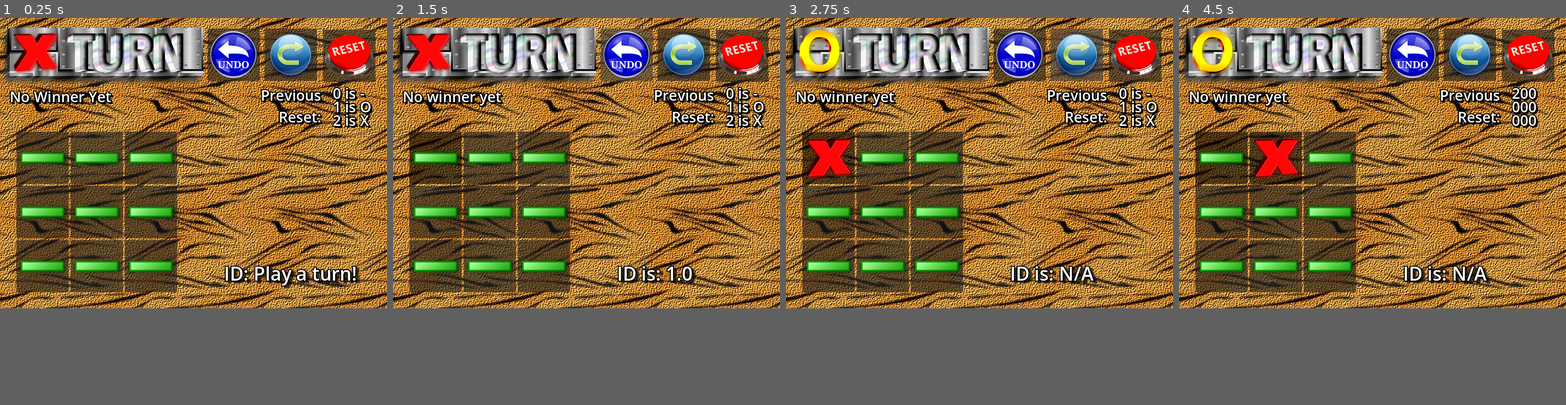
Above: before the commit, frames 1-4 (left to right).
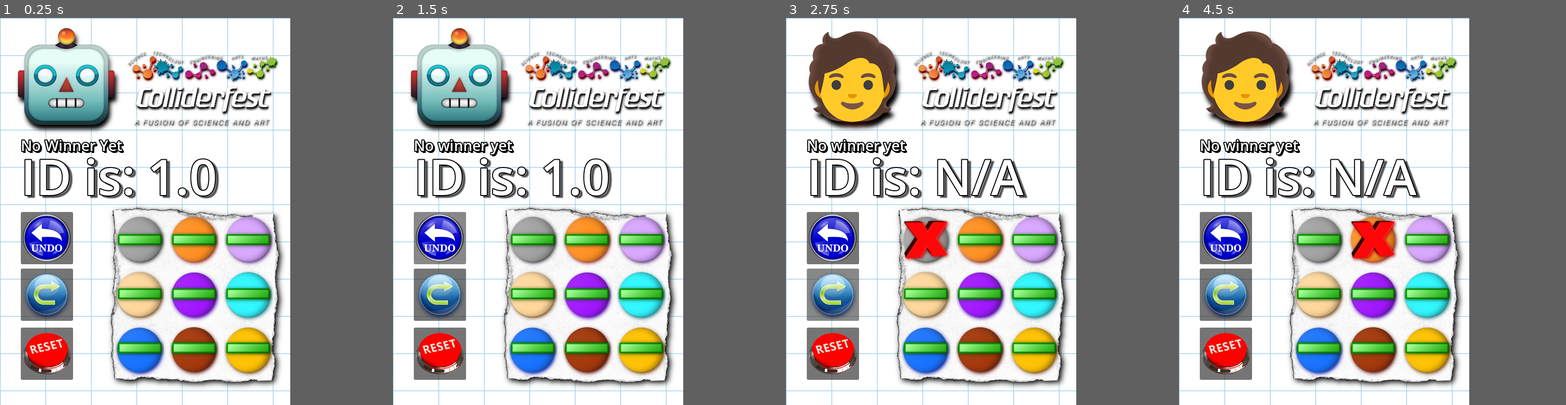
Above: after the commit, the same moments.

Repository: NoXNote/FindMenace
Game: Godot game, scene res://main.tscn
The game is run twice, just before and just after one commit, with the same random seed, the same clock (stepped at 60 frames per second) and the same inputs.
Inputs (mouse positions are in pixels of both pictures, inside the frame that each line leads up to; where the layout moved, square brackets give the same spot in the first picture):
- Up to frame 1 (0.25 s): no input
- Up to frame 2 (1.5 s): click (578, 184) [435, 157] at 0.5 s; click (454, 184) [625, 56] at 1.25 s
- Up to frame 3 (2.75 s): click (847, 226) [1076, 56] at 2 s
- Up to frame 4 (4.5 s): click (1240, 269) [1527, 56] at 2.75 s; click (1275, 157) at 3.52 s; click (1438, 184) at 4.27 s
In our replay, the window is 800x600 before the commit and 600x800 after it. These sizes can differ from the game's own. Grey fills any space a smaller window leaves; there, only what the larger window draws over its background counts as a difference.

The runs differ from the first frame. In frame 1, 82% of the frame differs, in the area x 0-100%, y 0-100%; in frame 2, 82%; in frame 3, 82%; in frame 4, 82%.

Commit message:
finished

Diff:
--- a/find-menace/has_won.gd
+++ b/find-menace/has_won.gd
@@ -1,4 +1,16 @@
 extends Label
+
+@export var hz_stripe :Node
+@export var vr_stripe :Node
+@export var diaga_stripe :Node
+@export var diagb_stripe :Node
+
+@export var player_sound:Node
+@export var menace_sound :Node
+
+@export var who_turn : Node
+
+@export var cover : Node
 
 # Store 8 winning combinations
 const WIN_LINES = [
@@ -9,6 +21,7 @@
 
 func check_winner(board: Array) -> int:
 	print("Checked")
+	var win_index := 0
 	for line in WIN_LINES:
 		# Check if the first square isn't empty, and if all three match
 		var a = line[0]
@@ -17,8 +30,56 @@
 
 		if board[a] != 0 and board[a] == board[b] and board[a] == board[c]:
 			print("won!")
-			if board[a] == 1: text = "O has Won!"
-			elif board[a] == 2: text = "X has Won!"
+			if board[a] == 1:
+				text = "O has Won!"
+				who_turn.texture = preload("res://assets/win.png")
+				player_sound.play()
+			elif board[a] == 2:
+				text = "X has Won!"
+				who_turn.texture = preload("res://assets/lose.png")
+				menace_sound.play()
+
+			display_win(win_index)
 			return board[a]
+		win_index+=1
 	text = "No winner yet"
+	display_win(-1)
 	return 0
+
+func display_win(index):
+	hz_stripe.visible = false
+	vr_stripe.visible = false
+	diaga_stripe.visible = false
+	diagb_stripe.visible = false
+	cover.visible = false
+	match index:
+		0:
+			hz_stripe.position = Vector2(20,265)
+			hz_stripe.visible = true
+			cover.visible = true
+		1:
+			hz_stripe.position = Vector2(20,380)
+			hz_stripe.visible = true
+			cover.visible = true
+		2:
+			hz_stripe.position = Vector2(20,495)
+			hz_stripe.visible = true
+			cover.visible = true
+		3:
+			vr_stripe.position = Vector2(60.0,235.0)
+			vr_stripe.visible = true
+			cover.visible = true
+		4:
+			vr_stripe.position = Vector2(175.0,235.0)
+			vr_stripe.visible = true
+			cover.visible = true
+		5:
+			vr_stripe.position = Vector2(290.0,235.0)
+			vr_stripe.visible = true
+			cover.visible = true
+		6:
+			diaga_stripe.visible = true
+			cover.visible = true
+		7:
+			diagb_stripe.visible = true
+			cover.visible = true
--- a/find-menace/main.tscn
+++ b/find-menace/main.tscn
@@ -1,15 +1,26 @@
 [gd_scene format=3 uid="uid://cp2i6otpo4lhp"]
 
-[ext_resource type="Texture2D" uid="uid://d33jm5mo4fte7" path="res://assets/tiger.png" id="1_ig7tw"]
+[ext_resource type="Texture2D" uid="uid://beu2oho3jykga" path="res://assets/tile.png" id="1_getpj"]
+[ext_resource type="Texture2D" uid="uid://553l4ao0bjfh" path="res://assets/Colliderfest_Undated-Logo-02.png" id="2_getpj"]
 [ext_resource type="Script" uid="uid://dhwn5nh7fjd4c" path="res://xo_container.gd" id="2_h2yge"]
+[ext_resource type="Texture2D" uid="uid://cokj0l1apaseo" path="res://assets/smallcircles.png" id="3_2cqfq"]
 [ext_resource type="PackedScene" uid="uid://co3r8rq4ygsbl" path="res://tic_button.tscn" id="3_h2yge"]
 [ext_resource type="Texture2D" uid="uid://c4n2uqrj1ywv2" path="res://assets/xturn.png" id="4_1bvp3"]
+[ext_resource type="AudioStream" uid="uid://bdyeq477avmc4" path="res://sounds/creatorshome-digital-click-357350.mp3" id="4_yaehf"]
+[ext_resource type="AudioStream" uid="uid://b2xt3o726ect5" path="res://sounds/freesound_community-086223_ani-87960.mp3" id="5_074og"]
 [ext_resource type="Script" uid="uid://dhsrg8hw4fh00" path="res://globals.gd" id="5_lquwl"]
 [ext_resource type="Texture2D" uid="uid://cfhc7s5nusse4" path="res://assets/undo.png" id="6_272bh"]
+[ext_resource type="AudioStream" uid="uid://dnoh5h2vs1ihy" path="res://sounds/freesound_community-tear-paper-103161.mp3" id="6_cegan"]
 [ext_resource type="Texture2D" uid="uid://c7a08vwv4cajt" path="res://assets/redo.png" id="7_5vw27"]
 [ext_resource type="Script" uid="uid://cu0ofo8opjblk" path="res://what_id.gd" id="9_4c57u"]
 [ext_resource type="Texture2D" uid="uid://crd570vs6lyeh" path="res://assets/reset.png" id="9_kek77"]
 [ext_resource type="Script" uid="uid://dd73xfgldbs5s" path="res://has_won.gd" id="10_4c57u"]
+[ext_resource type="Texture2D" uid="uid://c7r0sf6ff1r7f" path="res://assets/stripe.png" id="12_dg77c"]
+[ext_resource type="Texture2D" uid="uid://b7tbt6upxwqg4" path="res://assets/vert.png" id="13_vivmo"]
+[ext_resource type="Texture2D" uid="uid://b8a5ysh6flncu" path="res://assets/diag_a.png" id="14_2cqfq"]
+[ext_resource type="AudioStream" uid="uid://da04lo3tgdfdv" path="res://sounds/universfield-error-08-206492.mp3" id="15_82xsv"]
+[ext_resource type="Texture2D" uid="uid://8bqx5crosanu" path="res://assets/diag_b.png" id="15_yaehf"]
+[ext_resource type="AudioStream" uid="uid://bryi1d68qh12q" path="res://sounds/bithuh-pop-win-casino-winning-398059.mp3" id="16_getpj"]
 
 [node name="Main" type="Control" unique_id=1011973169]
 layout_mode = 3
@@ -18,40 +29,132 @@
 [node name="bg" type="TextureRect" parent="." unique_id=969137102]
 texture_repeat = 2
 layout_mode = 1
-offset_right = 800.0
-offset_bottom = 600.0
-texture = ExtResource("1_ig7tw")
+offset_right = 600.0
+offset_bottom = 800.0
+texture = ExtResource("1_getpj")
 stretch_mode = 1
 metadata/_edit_lock_ = true
 
-[node name="xoContainer" type="GridContainer" parent="." unique_id=84852326]
+[node name="branding" type="TextureRect" parent="." unique_id=584158658]
+layout_mode = 0
+offset_left = 246.0
+offset_top = 44.0
+offset_right = 589.78735
+offset_bottom = 245.0
+texture = ExtResource("2_getpj")
+expand_mode = 1
+
+[node name="play" type="Control" parent="." unique_id=2073532510]
+anchors_preset = 0
+offset_left = 199.0
+offset_top = 173.0
+offset_right = 199.0
+offset_bottom = 173.0
+
+[node name="beads" type="TextureRect" parent="play" unique_id=896645314]
+layout_mode = 0
+offset_left = 1.0
+offset_top = 201.0
+offset_right = 397.0
+offset_bottom = 597.0
+texture = ExtResource("3_2cqfq")
+metadata/_edit_lock_ = true
+
+[node name="xoContainer" type="GridContainer" parent="play" unique_id=84852326 node_paths=PackedStringArray("button_template", "who_turn_sign", "id_output", "previous_reset", "has_won", "menace_core", "place_sound", "reset_sound", "unredo_sound")]
 layout_mode = 1
 anchors_preset = 2
 anchor_top = 1.0
 anchor_bottom = 1.0
-offset_left = 34.0
-offset_top = 507.0
-offset_right = 84.0
-offset_bottom = 567.0
+offset_left = 36.0
+offset_top = 503.0
+offset_right = 86.0
+offset_bottom = 563.0
 grow_vertical = 0
 columns = 3
 script = ExtResource("2_h2yge")
-
-[node name="ticButton" parent="." unique_id=1128936254 instance=ExtResource("3_h2yge")]
+button_template = NodePath("../ticButton")
+who_turn_sign = NodePath("../../whoTurn")
+id_output = NodePath("../../whatID")
+previous_reset = NodePath("../../say_previous")
+has_won = NodePath("../../hasWon")
+menace_core = NodePath("../../whatID")
+place_sound = NodePath("tick_player")
+reset_sound = NodePath("reset_player")
+unredo_sound = NodePath("unredo_player")
+
+[node name="tick_player" type="AudioStreamPlayer" parent="play/xoContainer" unique_id=1388550129]
+stream = ExtResource("4_yaehf")
+volume_db = -15.392
+
+[node name="reset_player" type="AudioStreamPlayer" parent="play/xoContainer" unique_id=602990490]
+stream = ExtResource("5_074og")
+volume_db = -7.488
+
+[node name="unredo_player" type="AudioStreamPlayer" parent="play/xoContainer" unique_id=110508303]
+stream = ExtResource("6_cegan")
+volume_db = -9.568
+
+[node name="hzstripe" type="TextureRect" parent="play" unique_id=1493823419]
+visible = false
+layout_mode = 0
+offset_left = -179.0
+offset_top = 92.0
+offset_right = 221.0
+offset_bottom = 148.0
+texture = ExtResource("12_dg77c")
+
+[node name="vertstripe" type="TextureRect" parent="play" unique_id=61327663]
+visible = false
+layout_mode = 0
+offset_left = -139.0
+offset_top = 62.0
+offset_right = -94.0
+offset_bottom = 462.0
+texture = ExtResource("13_vivmo")
+
+[node name="diagastripe" type="TextureRect" parent="play" unique_id=1477133004]
+visible = false
+layout_mode = 0
+offset_left = 21.0
+offset_top = 218.0
+offset_right = 388.0
+offset_bottom = 590.0
+texture = ExtResource("14_2cqfq")
+
+[node name="diagbstripe" type="TextureRect" parent="play" unique_id=994023896]
+visible = false
+layout_mode = 0
+offset_left = 21.0
+offset_top = 218.0
+offset_right = 388.0
+offset_bottom = 590.0
+texture = ExtResource("15_yaehf")
+
+[node name="cover" type="Control" parent="play" unique_id=1621161355]
+visible = false
+anchors_preset = 0
+offset_left = 30.0
+offset_top = 218.0
+offset_right = 397.0
+offset_bottom = 597.0
+
+[node name="ticButton" parent="play" unique_id=1128936254 instance=ExtResource("3_h2yge")]
 visible = false
 layout_mode = 0
 anchors_preset = 0
 anchor_right = 0.0
 anchor_bottom = 0.0
-offset_right = 8.0
-offset_bottom = 8.0
+offset_right = 108.0
+offset_bottom = 108.0
 grow_horizontal = 1
 grow_vertical = 1
 
 [node name="whoTurn" type="TextureRect" parent="." unique_id=1451908281]
 layout_mode = 1
-offset_right = 40.0
-offset_bottom = 40.0
+offset_left = 9.0
+offset_top = -7.0
+offset_right = 265.0
+offset_bottom = 249.0
 texture = ExtResource("4_1bvp3")
 
 [node name="Globals" type="Node" parent="." unique_id=61737429]
@@ -59,51 +162,51 @@
 
 [node name="undo" type="Button" parent="." unique_id=1991763359]
 layout_mode = 0
-offset_left = 429.0
-offset_top = 22.0
-offset_right = 537.0
-offset_bottom = 130.0
+offset_left = 43.0
+offset_top = 401.0
+offset_right = 151.0
+offset_bottom = 509.0
 icon = ExtResource("6_272bh")
 
 [node name="redo" type="Button" parent="." unique_id=1548789737]
 layout_mode = 0
-offset_left = 547.0
-offset_top = 22.0
-offset_right = 655.0
-offset_bottom = 130.0
+offset_left = 43.0
+offset_top = 518.0
+offset_right = 151.0
+offset_bottom = 626.0
 icon = ExtResource("7_5vw27")
 
 [node name="whatID" type="Label" parent="." unique_id=1736431444]
 layout_mode = 0
-offset_left = 463.0
-offset_top = 501.0
-offset_right = 738.0
-offset_bottom = 555.0
+offset_left = 43.0
+offset_top = 258.0
+offset_right = 600.0
+offset_bottom = 409.0
 theme_override_colors/font_shadow_color = Color(0, 0, 0, 0.49411765)
 theme_override_colors/font_outline_color = Color(0, 0, 0, 1)
 theme_override_constants/shadow_offset_x = 6
 theme_override_constants/shadow_offset_y = 4
 theme_override_constants/outline_size = 8
 theme_override_constants/shadow_outline_size = 9
-theme_override_font_sizes/font_size = 39
-text = "ID: Play a turn!"
+theme_override_font_sizes/font_size = 101
+text = "ID is: 1.0"
 script = ExtResource("9_4c57u")
 
 [node name="reset" type="Button" parent="." unique_id=1781486593]
 layout_mode = 0
-offset_left = 668.0
-offset_top = 24.0
-offset_right = 776.0
-offset_bottom = 132.0
+offset_left = 43.0
+offset_top = 640.0
+offset_right = 151.0
+offset_bottom = 748.0
 icon = ExtResource("9_kek77")
 
 [node name="previous" type="Label" parent="." unique_id=17287359]
 layout_direction = 3
 layout_mode = 0
-offset_left = -664.0
-offset_top = 138.0
-offset_right = -539.0
-offset_bottom = 236.0
+offset_left = 121.0
+offset_top = 258.0
+offset_right = 246.0
+offset_bottom = 356.0
 theme_override_colors/font_shadow_color = Color(0, 0, 0, 1)
 theme_override_colors/font_outline_color = Color(0, 0, 0, 1)
 theme_override_constants/shadow_offset_x = 3
@@ -116,10 +219,10 @@
 
 [node name="say_previous" type="Label" parent="." unique_id=1597247785]
 layout_mode = 0
-offset_left = 688.0
-offset_top = 134.0
-offset_right = 757.0
-offset_bottom = 232.0
+offset_left = -110.0
+offset_top = 258.0
+offset_right = -31.0
+offset_bottom = 356.0
 theme_override_colors/font_shadow_color = Color(0, 0, 0, 1)
 theme_override_colors/font_outline_color = Color(0, 0, 0, 1)
 theme_override_constants/line_spacing = -14
@@ -132,12 +235,12 @@
 1 is O
 2 is X"
 
-[node name="hasWon" type="Label" parent="." unique_id=187040710]
-layout_mode = 0
-offset_left = 20.0
-offset_top = 141.0
-offset_right = 230.0
-offset_bottom = 239.0
+[node name="hasWon" type="Label" parent="." unique_id=187040710 node_paths=PackedStringArray("hz_stripe", "vr_stripe", "diaga_stripe", "diagb_stripe", "player_sound", "menace_sound", "who_turn", "cover")]
+layout_mode = 0
+offset_left = 43.0
+offset_top = 242.0
+offset_right = 253.0
+offset_bottom = 296.0
 theme_override_colors/font_shadow_color = Color(0, 0, 0, 1)
 theme_override_colors/font_outline_color = Color(0, 0, 0, 1)
 theme_override_constants/shadow_offset_x = 3
@@ -147,7 +250,23 @@
 theme_override_font_sizes/font_size = 30
 text = "No Winner Yet"
 script = ExtResource("10_4c57u")
-
-[connection signal="pressed" from="undo" to="xoContainer" method="_on_undo_pressed"]
-[connection signal="pressed" from="redo" to="xoContainer" method="_on_redo_pressed"]
-[connection signal="pressed" from="reset" to="xoContainer" method="_on_reset_pressed"]
+hz_stripe = NodePath("../play/hzstripe")
+vr_stripe = NodePath("../play/vertstripe")
+diaga_stripe = NodePath("../play/diagastripe")
+diagb_stripe = NodePath("../play/diagbstripe")
+player_sound = NodePath("win_player")
+menace_sound = NodePath("win_menace")
+who_turn = NodePath("../whoTurn")
+cover = NodePath("../play/cover")
+
+[node name="win_menace" type="AudioStreamPlayer" parent="hasWon" unique_id=1564277922]
+stream = ExtResource("15_82xsv")
+volume_db = -8.736
+
+[node name="win_player" type="AudioStreamPlayer" parent="hasWon" unique_id=36821425]
+stream = ExtResource("16_getpj")
+volume_db = -13.312
+
+[connection signal="pressed" from="undo" to="play/xoContainer" method="_on_undo_pressed"]
+[connection signal="pressed" from="redo" to="play/xoContainer" method="_on_redo_pressed"]
+[connection signal="pressed" from="reset" to="play/xoContainer" method="_on_reset_pressed"]
--- a/find-menace/project.godot
+++ b/find-menace/project.godot
@@ -21,8 +21,8 @@
 
 [display]
 
-window/size/viewport_width=800
-window/size/viewport_height=600
+window/size/viewport_width=600
+window/size/viewport_height=800
 
 [physics]
 
--- a/find-menace/tic_button.tscn
+++ b/find-menace/tic_button.tscn
@@ -2,6 +2,18 @@
 
 [ext_resource type="Script" uid="uid://cehns030woekr" path="res://tic_button.gd" id="1_elwfv"]
 [ext_resource type="Texture2D" uid="uid://b6rpvpcc3bkvr" path="res://assets/dash.png" id="1_tsv1p"]
+
+[sub_resource type="StyleBoxFlat" id="StyleBoxFlat_tsv1p"]
+content_margin_left = 4.0
+content_margin_top = 4.0
+content_margin_right = 4.0
+content_margin_bottom = 4.0
+bg_color = Color(0.101960786, 0.101960786, 0.101960786, 0.2901961)
+corner_radius_top_left = 3
+corner_radius_top_right = 3
+corner_radius_bottom_right = 3
+corner_radius_bottom_left = 3
+corner_detail = 5
 
 [node name="ticButton" type="Button" unique_id=1128936254]
 anchors_preset = 15
@@ -9,8 +21,10 @@
 anchor_bottom = 1.0
 grow_horizontal = 2
 grow_vertical = 2
+theme_override_styles/normal = SubResource("StyleBoxFlat_tsv1p")
 toggle_mode = true
 icon = ExtResource("1_tsv1p")
+flat = true
 script = ExtResource("1_elwfv")
 
 [connection signal="pressed" from="." to="." method="_on_pressed"]
--- a/find-menace/xo_container.gd
+++ b/find-menace/xo_container.gd
@@ -1,13 +1,17 @@
 extends GridContainer
 
-@onready var button_template := $"../ticButton"
-@onready var who_turn_sign := $"../whoTurn"
-@onready var id_output = $"../whatID"
-@onready var previous_reset = $"../say_previous"
+@export var button_template: Node
+@export var who_turn_sign : Node
+@export var id_output : Node
+@export var previous_reset : Node
 
-@onready var has_won = $"../hasWon"
+@export var has_won : Node
 
-@onready var menace_core = $"../whatID"
+@export var menace_core: Node
+
+@export var place_sound : Node
+@export var reset_sound : Node
+@export var unredo_sound : Node
 
 var board_array: Array[Button]
 
@@ -50,6 +54,7 @@
 
 func _on_undo_pressed() -> void:
 	if move_history.size() > 0:
+		unredo_sound.play()
 		undo_history.push_back(Move.new(move_history[-1].position, board_array[move_history[-1].position].state))
 		board_array[move_history[-1].position].state = move_history[-1].previous_state
 
@@ -60,6 +65,7 @@
 
 func _on_redo_pressed() -> void:
 	if undo_history.size() > 0:
+		unredo_sound.play()
 		move_history.push_back(Move.new(undo_history[-1].position, board_array[undo_history[-1].position].state))
 		board_array[undo_history[-1].position].state = undo_history[-1].previous_state
 
@@ -67,6 +73,7 @@
 		changeTurn()
 
 func changeTurn():
+	place_sound.play()
 	Globals.xTurn = !Globals.xTurn
 	if Globals.xTurn: who_turn_sign.texture = preload("res://assets/xturn.png")
 	else: who_turn_sign.texture = preload("res://assets/oturn.png")
@@ -74,6 +81,7 @@
 	menace_core.get_board_id(get_board())
 
 func _on_reset_pressed() -> void:
+	reset_sound.play()
 	Globals.xTurn = true
 	who_turn_sign.texture = preload("res://assets/xturn.png")
 	var reset_text = ""
Binary file added: find-menace/assets/Colliderfest_Undated-Logo-01.png
Not shown, added: find-menace/assets/Colliderfest_Undated-Logo-01.png.import
Binary file added: find-menace/assets/Colliderfest_Undated-Logo-02.png
Not shown, added: find-menace/assets/Colliderfest_Undated-Logo-02.png.import
Binary file added: find-menace/assets/Colliderfest_Undated-Logo-03.png
Not shown, added: find-menace/assets/Colliderfest_Undated-Logo-03.png.import
Binary file added: find-menace/assets/diag_a.png
Not shown, added: find-menace/assets/diag_a.png.import
Binary file added: find-menace/assets/diag_b.png
Not shown, added: find-menace/assets/diag_b.png.import
Binary file added: find-menace/assets/filledgrid.png
Not shown, added: find-menace/assets/filledgrid.png.import
(and 26 more such lines)
